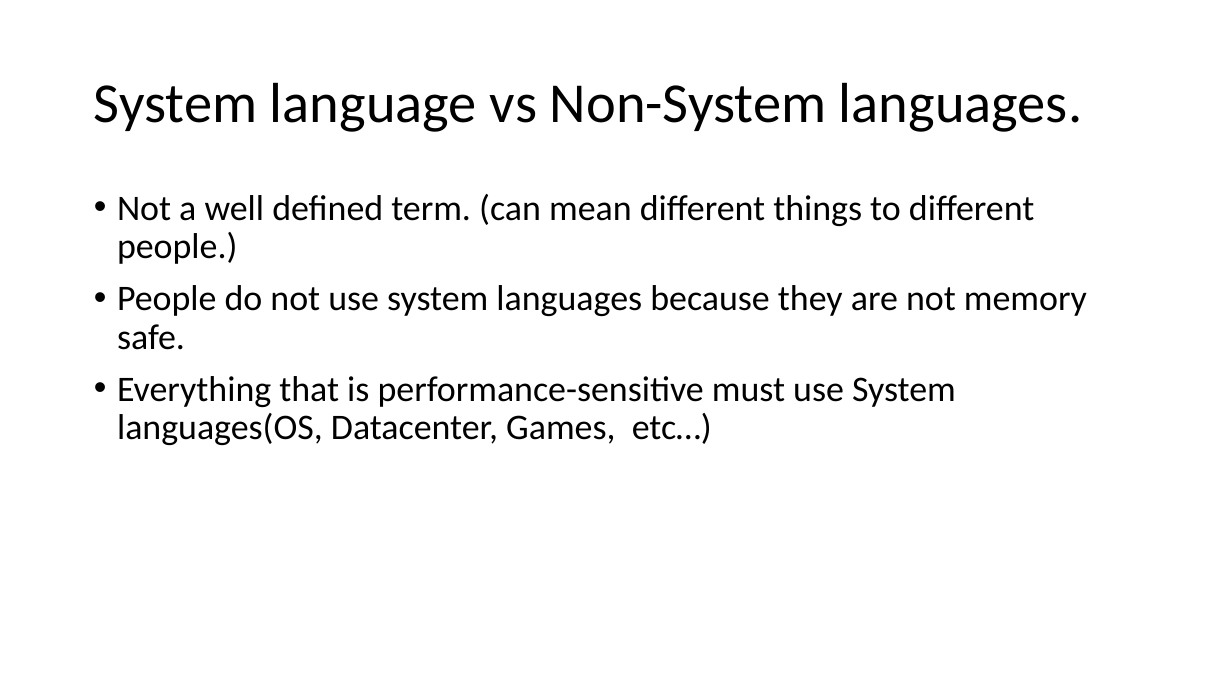
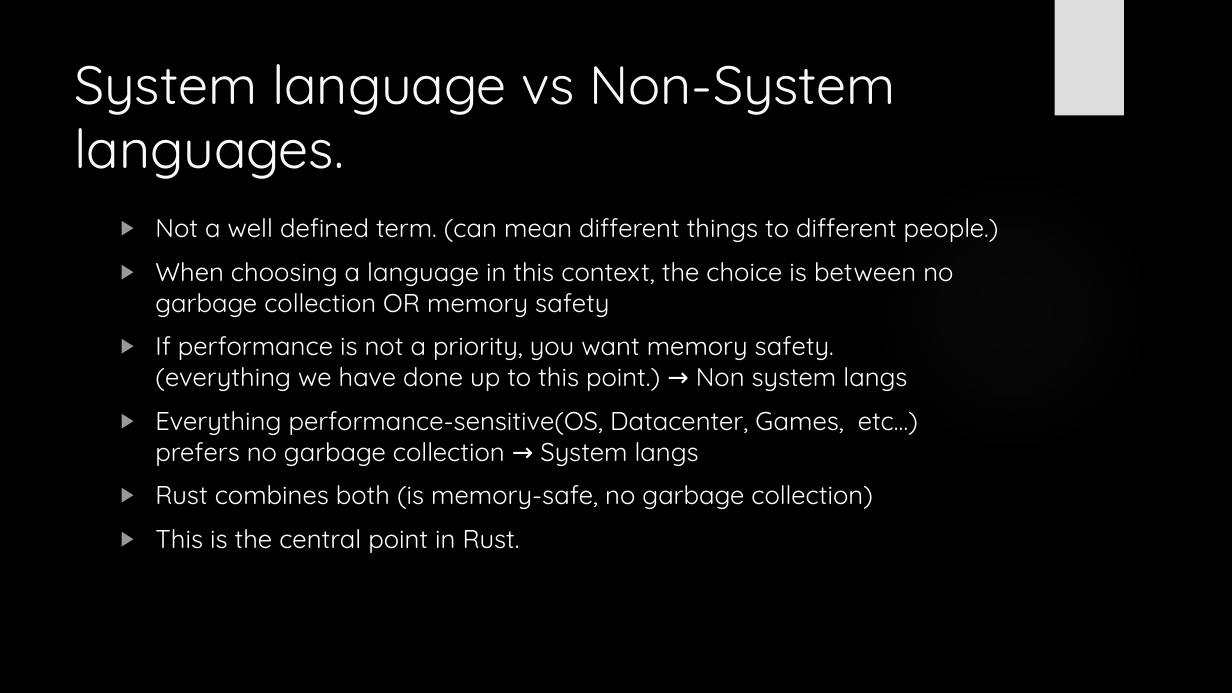
Before and after one commit to AlexbMitchelmore/WebDevRust, a slide deck: slide 5 of RUST.pptx (slide 6 before the commit). Drawn at 1232x693 pixels with LibreOffice and Linux fonts; fonts in the diff are those of the drawing; background and template pictures are left out. Boxes give left, top, right and bottom in pixels: in the first picture for what was removed or moved away, otherwise in the second. Text is boxed around its words. In the diff, an @@ line names an element or a change of style, - is before the commit and + after.

```diff
--- a/RUST.pptx
+++ b/RUST.pptx
@@ background #FFFFFF to picture (left out) @@
@@ rectangle added at (1055,0,1124,116), fill #DDDDDD @@
@@ title "System language vs Non-System languages.": place and size @@
-title "System language vs Non-System languages." at (94,82,1082,132)
+title "System language vs Non-System languages." at (75,64,895,179)
@@ title "System language vs Non-System languages." at (75,64,895,179): size 44 to 42 pt, font Calibri to Quicksand, text colour #000000 to #F8F8F8; line spacing 0.9 to 1; vertical alignment middle to top @@
@@ ellipse added at (870,169,1154,454), fill gradient #666666 @@
@@ text "Not a well defined term. ...": place and size @@
-text "Not a well defined term. ..." at (117,194,1087,445)
+text "Not a well defined term. ..." at (155,218,999,553)
@@ text at (155,218,999,242): size 28 to 20 pt, font Calibri to Quicksand, text colour #000000 to #FFFFFF in "Not a well defined term. (can mean ..."; bullet • to ▶; line spacing 0.9 to 1 @@
@@ text at (155,262,953,553): text changed; size 28 to 20 pt; font Calibri to Quicksand; text colour #000000 to #FFFFFF @@
-• People do not use system languages because they are not memory safe.
-• Everything that is performance-sensitive must use System languages(OS, Datacenter, Games, etc…)
+▶ When choosing a language in this context, the choice is between no garbage collection OR memory safety
+▶ If performance is not a priority, you want memory safety.
+  (everything we have done up to this point.) → Non system langs
+▶ Everything performance-sensitive(OS, Datacenter, Games, etc…)
+  prefers no garbage collection → System langs
+▶ Rust combines both (is memory-safe, no garbage collection)
+▶ This is the central point in Rust.
```
Also in this commit, not shown: 7 other slides changed, 16 slides added, 12 slides removed, 1 other file.
